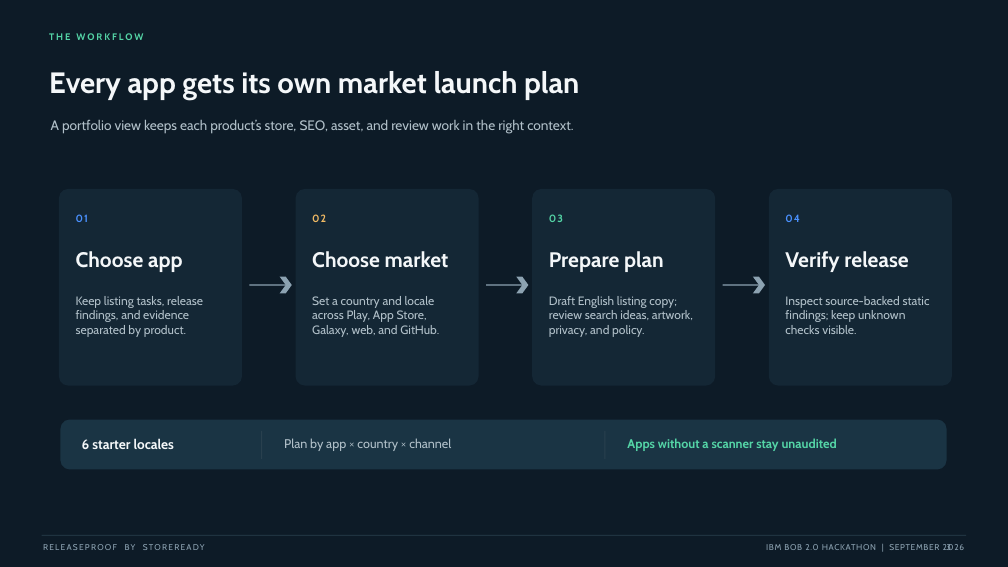
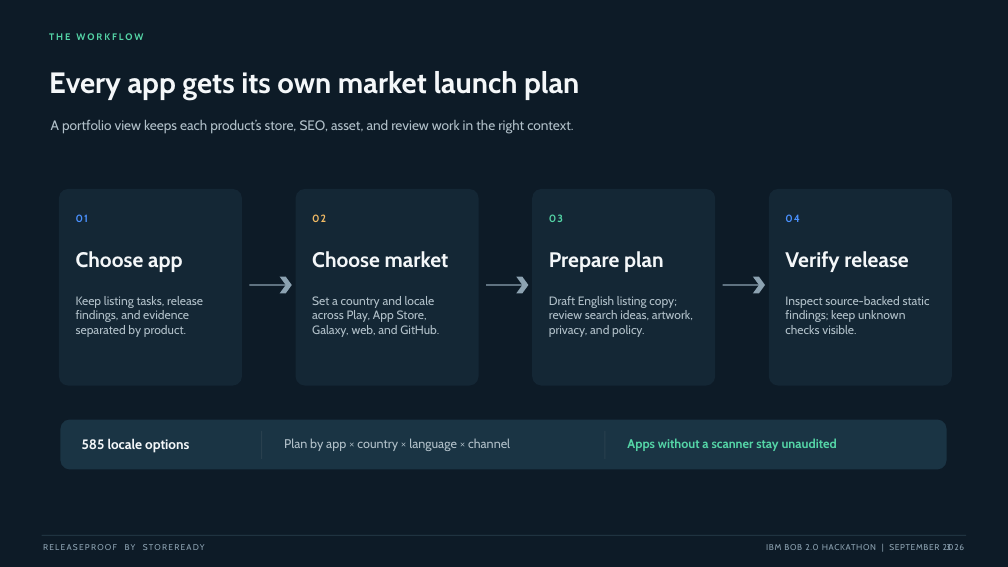
Before and after one commit to kapasainitishreddy/store-ready-global-release-passport, a slide deck: slide 3 of docs/hackathon/slides.pptx. Drawn at 1008x567 pixels with LibreOffice and Linux fonts; fonts in the diff are those of the drawing. Boxes give left, top, right and bottom in pixels: in the first picture for what was removed or moved away, otherwise in the second. Text is boxed around its words. In the diff, an @@ line names an element or a change of style, - is before the commit and + after.

Commit message:
Expand locale planning with CLDR catalogue

```diff
--- a/docs/hackathon/slides.pptx
+++ b/docs/hackathon/slides.pptx
@@ text at box(82, 438, 189, 453): text changed @@
-6 starter locales
+585 locale options
@@ text at box(284, 438, 510, 451): text changed @@
-Plan by app × country × channel
+Plan by app × country × language × channel
```
Also in this commit, not shown: 22 other files.
